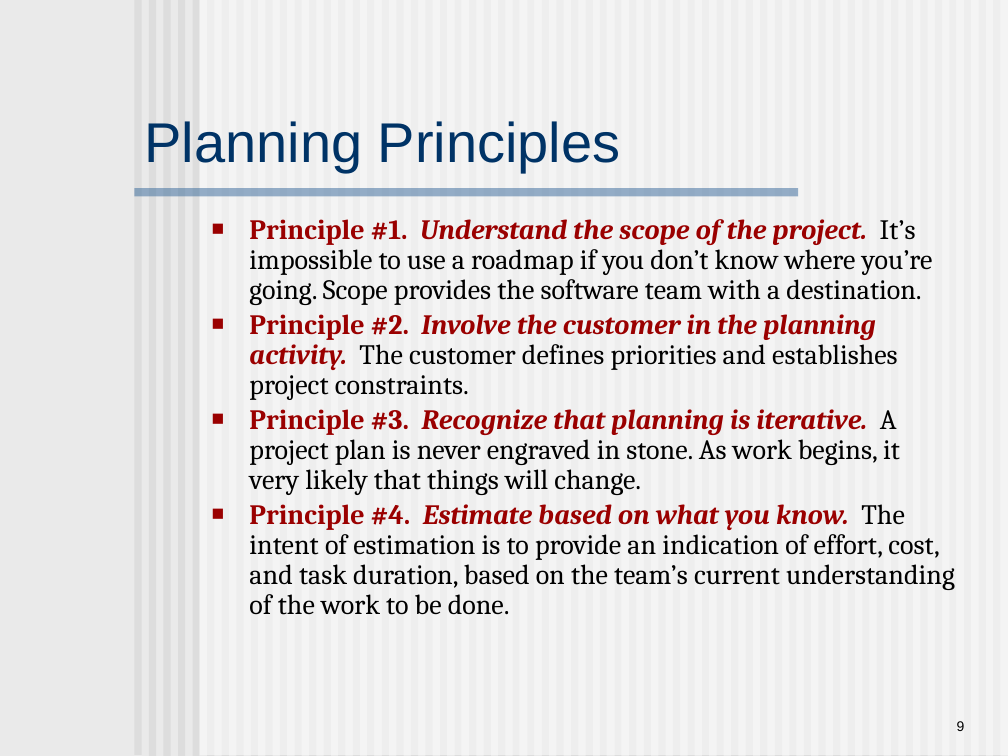
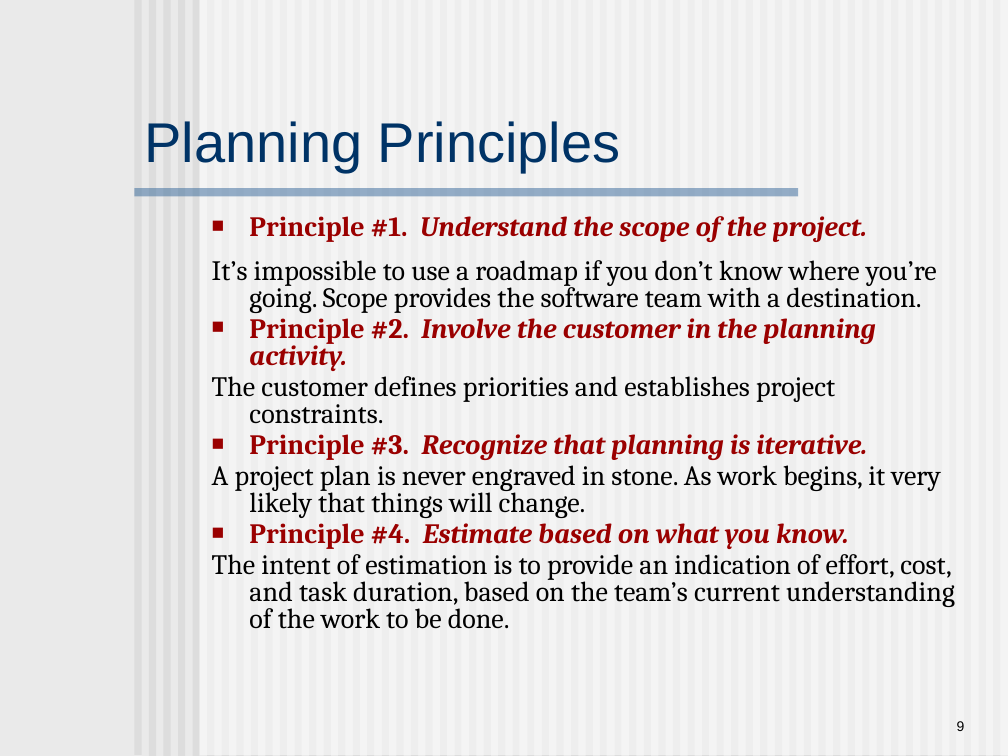
Before and after one commit to swtv-kaist/cs350-fall25, a slide deck: slide 9 of slides/lec20-ch6-principles.ppt. Drawn at 1008x756 pixels with LibreOffice and Linux fonts; fonts in the diff are those of the drawing. Boxes give left, top, right and bottom in pixels: in the first picture for what was removed or moved away, otherwise in the second. Text is boxed around its words. In the diff, an @@ line names an element or a change of style, - is before the commit and + after.

```diff
--- a/slides/lec20-ch6-principles.ppt
+++ b/slides/lec20-ch6-principles.ppt
@@ text at (x1=212, y1=216, x2=955, y2=629): text changed @@
-■ Principle #1. Understand the scope of the project. It’s impossible to use a roadmap if you don’t know where you’re going. Scope provides the software team with a destination.
-■ Principle #2. Involve the customer in the planning activity. The customer defines priorities and establishes project constraints.
-■ Principle #3. Recognize that planning is iterative. A project plan is never engraved in stone. As work begins, it very likely that things will change.
-■ Principle #4. Estimate based on what you know. The intent of estimation is to provide an indication of effort, cost, and task duration, based on the team’s current understanding of the work to be done.
+■ Principle #1. Understand the scope of the project.
+It’s impossible to use a roadmap if you don’t know where you’re going. Scope provides the software team with a destination.
+■ Principle #2. Involve the customer in the planning activity.
+The customer defines priorities and establishes project constraints.
+■ Principle #3. Recognize that planning is iterative.
+A project plan is never engraved in stone. As work begins, it very likely that things will change.
+■ Principle #4. Estimate based on what you know.
+The intent of estimation is to provide an indication of effort, cost, and task duration, based on the team’s current understanding of the work to be done.
```
Also in this commit, not shown: 7 other slides changed, 1 other file.
